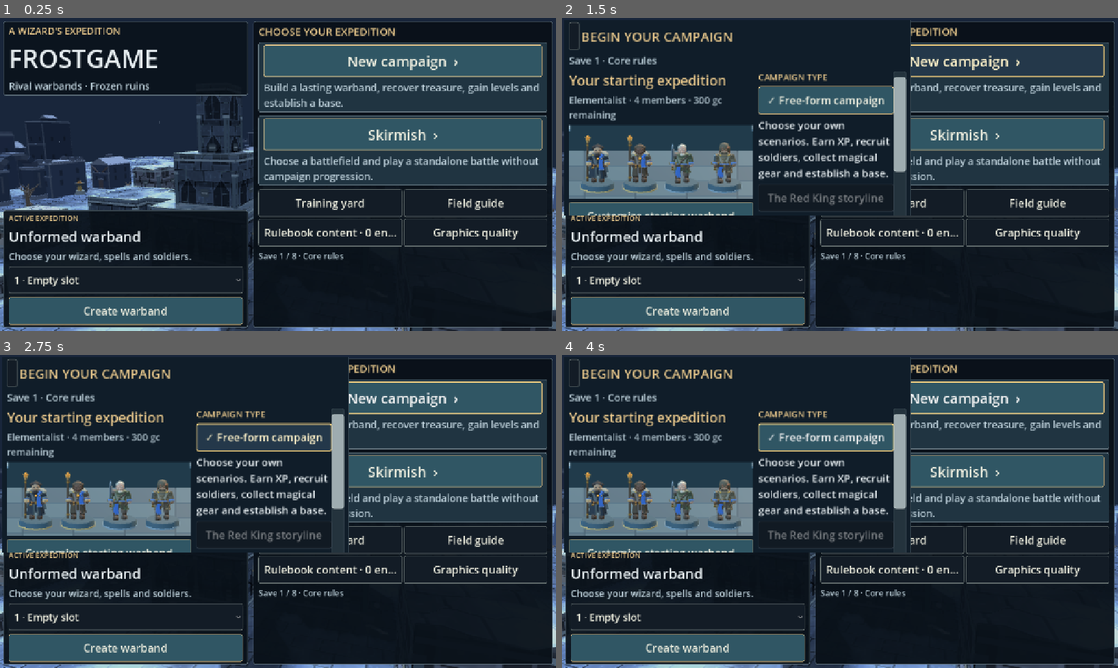
Above: before the commit, frames 1-4 (two rows, left to right).
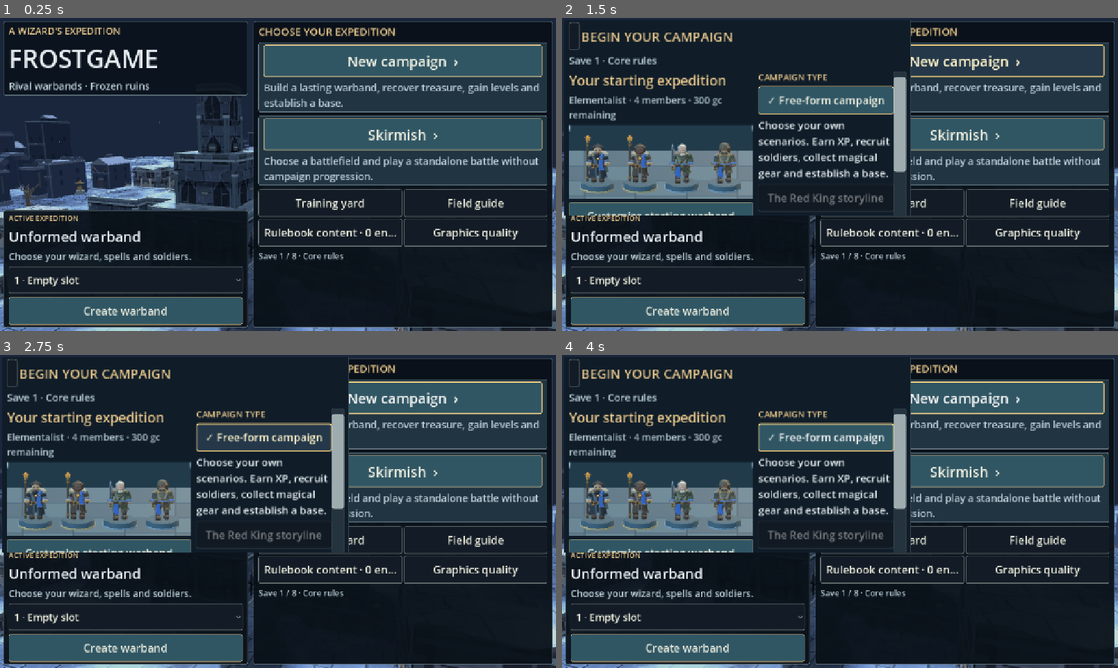
Above: after the commit, the same moments.

Repository: drag0nblad3/Frostgame
Game: Godot game, scene res://scenes/title.tscn
Two runs of this game, one before a commit and one after it. Both use one fixed random seed, a clock stepped at 60 frames per second and the inputs below.
Inputs:
- Up to frame 1 (0.25 s): no input
- Up to frame 2 (1.5 s): click "New campaign ›" at 0.5 s; click "New campaign ›" at 1.25 s
- Up to frame 3 (2.75 s): click "✓ Free-form campaign" at 2 s
- Up to frame 4 (4 s): click "✓ Free-form campaign" at 2.75 s; click "Create free-form campaign" at 3.5 s

The runs differ from the first frame. In frame 1, less than 0.1% of the frame differs, in the area x 25-73%, y 51-100%; in frame 2, less than 0.1%; in frame 3, less than 0.1%; in frame 4, less than 0.1%.

Commit message:
Add varied battlefield dressing and actual uneven standard ruins terrain

Diff:
--- a/data/boards/frozen_ruins.json
+++ b/data/boards/frozen_ruins.json
@@ -140,6 +140,127 @@
         3,
         3
       ]
+    },
+    {
+      "kind": "raised_ground",
+      "rect": [
+        13,
+        10.5,
+        5,
+        2.5
+      ],
+      "level": 1
+    },
+    {
+      "kind": "stone_stairs",
+      "rect": [
+        10.5,
+        10.5,
+        2.5,
+        2.5
+      ],
+      "ramp": {
+        "start": 0,
+        "end": 1,
+        "axis": "x"
+      }
+    },
+    {
+      "kind": "stone_ramp",
+      "rect": [
+        18,
+        10.5,
+        2.5,
+        2.5
+      ],
+      "ramp": {
+        "start": 1,
+        "end": 0,
+        "axis": "x"
+      }
+    },
+    {
+      "kind": "sunken_ground",
+      "rect": [
+        18,
+        23,
+        5,
+        2.5
+      ],
+      "level": -1
+    },
+    {
+      "kind": "stone_ramp",
+      "rect": [
+        15.5,
+        23,
+        2.5,
+        2.5
+      ],
+      "ramp": {
+        "start": 0,
+        "end": -1,
+        "axis": "x"
+      }
+    },
+    {
+      "kind": "stone_stairs",
+      "rect": [
+        23,
+        23,
+        2.5,
+        2.5
+      ],
+      "ramp": {
+        "start": -1,
+        "end": 0,
+        "axis": "x"
+      }
+    },
+    {
+      "kind": "ruin",
+      "rect": [
+        26.5,
+        25.5,
+        2.5,
+        2
+      ]
+    },
+    {
+      "kind": "wall",
+      "rect": [
+        10,
+        29.5,
+        4,
+        0.8
+      ]
+    },
+    {
+      "kind": "wall",
+      "rect": [
+        22,
+        5.7,
+        4,
+        0.8
+      ]
+    },
+    {
+      "kind": "rubble",
+      "rect": [
+        4,
+        24,
+        2.5,
+        2
+      ]
+    },
+    {
+      "kind": "rubble",
+      "rect": [
+        29.5,
+        15,
+        2.5,
+        2
+      ]
     }
   ]
 }
--- a/src/view/baked_terrain.gd
+++ b/src/view/baked_terrain.gd
@@ -11,7 +11,7 @@
 
 
 static func path_for(board: Board,scenario: String) -> String:
-	var signature: Array=[board.id,board.size,board.has_ground_profiles,board.void_regions]
+	var signature: Array=[2,board.id,board.size,board.has_ground_profiles,board.void_regions]
 	for p in board.pieces:
 		signature.append([p.kind.id,p.kind.height,p.kind.ground_surface,p.kind.walkable_top,p.rect,p.circular,p.ramp,p.ramp_rotated,p.ramp_start,p.ramp_end,p.level,p.cast_turn])
 	return BakedVisuals.DIR+"terrain/%s_%d_%s.scn"%[scenario,GraphicsQuality.mode(),str(signature).sha256_text()]
--- /dev/null
+++ b/src/view/battlefield_detail.gd
@@ -0,0 +1,234 @@
+class_name BattlefieldDetail
+extends RefCounted
+## Readable tabletop dressing, distinct from rules geometry. Ground inlays
+## follow the authored surface; no collision shapes or extra rules terrain.
+const STONE := Color("8c999b")
+const IRON := Color("515b60")
+const WOOD := Color("806047")
+
+
+static func build(root: Node3D,board: Board,scenario: String) -> void:
+	# Mindscape is explicitly terrain-free. Other planar maps keep the
+	# bridge, gaps and movement boundaries entirely unobstructed.
+	if scenario=="red_king_mind":
+		return
+	for piece in board.pieces:
+		if piece.kind.ground_surface and piece.cast_turn<0:
+			profile(root,board,piece)
+	if RealmScenery.special(scenario):
+		return
+	# Small inset street/courtyard details, never simulated as cover.
+	# A fixed budget controls draw calls and generation cost.
+	var count:=32 if GraphicsQuality.mode()==0 else 60
+	var seed:=absi(hash(scenario))
+	for i in count:
+		var p:=Vector2(1.5+float(posmod(seed+i*137,997))/997.0*(board.size.x-3.0),1.5+float(posmod(seed+i*293,991))/991.0*(board.size.y-3.0))
+		if not EnvironmentDressing.flat_ground(board,p,0.65) or board.over_void(p,0.65):
+			continue
+		if not EnvironmentDressing.near_edge_or_terrain(board,p):
+			continue
+		var y:=board.ground_height_at(p)+0.025
+		var at:=Vector3(p.x,y,p.y)
+		match scenario:
+			"underground_library":
+				inlay(root,at,Color("a18b6b"),i,true)
+			"complex_temple","living_museum","mausoleum","red_king_back_into_fire":
+				inlay(root,at,Color("a2957a"),i,false)
+			"haunted_houses","red_king_squatter","red_king_investigations":
+				boards(root,at,i)
+			"worm_hunts":
+				scar(root,at,i,Color("899ca5"))
+			_:
+				if i%3==0:
+					drain(root,at,i)
+				elif i%3==1:
+					boards(root,at,i)
+				else:
+					scar(root,at,i,Color("89989f"))
+
+
+static func _quad(root: Node3D,points: PackedVector3Array,tint: Color) -> void:
+	var surface:=SurfaceTool.new()
+	surface.begin(Mesh.PRIMITIVE_TRIANGLES)
+	for i in [0,1,2,0,2,3,2,1,0,3,2,0]:
+		surface.add_vertex(points[i])
+	surface.generate_normals()
+	var node:=MiniatureFactory.mesh(root,surface.commit(),Vector3.ZERO,tint)
+	node.cast_shadow=GeometryInstance3D.SHADOW_CASTING_SETTING_OFF
+
+
+static func profile(root: Node3D,board: Board,p: TerrainPiece) -> void:
+	var r:=p.rect
+	if p.ramp:
+		# Dark horizontal tread edges sit flush to the *continuous* legal
+		# slope. No fictitious step lip or obstacle is introduced.
+		var length:=r.size.y if p.ramp_rotated else r.size.x
+		var width:=r.size.x if p.ramp_rotated else r.size.y
+		var steps:=maxi(2,roundi(length/(0.48 if p.kind.stairs else 1.1)))
+		for i in range(1,steps):
+			var u:=length*float(i)/steps
+			var a:=r.position+(Vector2(0.08,u-0.035) if p.ramp_rotated else Vector2(u-0.035,0.08))
+			var b:=r.position+(Vector2(width-0.08,u+0.035) if p.ramp_rotated else Vector2(u+0.035,width-0.08))
+			_surface_rect(root,board,Rect2(a,b-a),Color("53646b") if p.kind.stairs else Color("909c9b"))
+		# Pale edge inlay guides the eye from the upper to the lower road.
+		for side: float in [0.06,width-0.12]:
+			var start:=r.position+(Vector2(side,0.07) if p.ramp_rotated else Vector2(0.07,side))
+			var extent:=Vector2(0.06,length-0.14) if p.ramp_rotated else Vector2(length-0.14,0.06)
+			_surface_rect(root,board,Rect2(start,extent),Color("b3ad92"))
+	else:
+		# Surface perimeter gives elevated terraces and ditch floors an
+		# explicit silhouette even at a distant mobile camera.
+		for side in 4:
+			var start:=r.position
+			var extent:=Vector2(r.size.x-0.12,0.055) if side%2==0 else Vector2(0.055,r.size.y-0.12)
+			start+=Vector2(0.06,0.06)
+			if side==1:
+				start.x=r.end.x-0.115
+			elif side==2:
+				start.y=r.end.y-0.115
+			_surface_rect(root,board,Rect2(start,extent),Color("b3b4ac") if p.surface_height(r.get_center())>0 else Color("70858e"))
+
+
+static func _surface_rect(root: Node3D,board: Board,r: Rect2,tint: Color) -> void:
+	var pts:=PackedVector3Array()
+	for at: Vector2 in [r.position,Vector2(r.end.x,r.position.y),r.end,Vector2(r.position.x,r.end.y)]:
+		if board.over_void(at):
+			return
+		pts.append(TableSpace.to_world(at,board.ground_height_at(at)+0.034))
+	_quad(root,pts,tint)
+
+
+static func inlay(root: Node3D,at: Vector3,tint: Color,seed: int,square: bool) -> void:
+	# Broken stone mosaic, confined to a low, flat disc.
+	for i in 6:
+		var angle:=TAU*i/6.0+seed*0.2
+		var offset:=Vector3(cos(angle)*0.23,0,sin(angle)*0.23)
+		var tile:=MiniatureFactory.box(root,at+offset,Vector3(0.18,0.016,0.24),tint.darkened((i%3)*0.12))
+		tile.rotation.y=angle if not square else 0.0
+
+
+static func boards(root: Node3D,at: Vector3,seed: int) -> void:
+	for i in 3:
+		var board:=MiniatureFactory.box(root,at+Vector3(0,0,(i-1)*0.13),Vector3(0.72-float(i)*0.12,0.025,0.095),WOOD.lightened(i*0.09))
+		board.rotation.y=0.32*sin(seed+i)
+
+
+static func scar(root: Node3D,at: Vector3,seed: int,tint: Color) -> void:
+	for i in 3:
+		var stone:=MiniatureFactory.sphere(root,at+Vector3((i-1)*0.17,0,(i%2)*0.10),Vector3(0.36,0.035,0.14),tint.lightened(i*0.07))
+		stone.rotation.y=seed*0.23+i*0.36
+
+
+static func drain(root: Node3D,at: Vector3,seed: int) -> void:
+	MiniatureFactory.cylinder(root,at,0.30,0.30,0.018,STONE)
+	MiniatureFactory.cylinder(root,at+Vector3.UP*0.011,0.24,0.24,0.018,IRON.darkened(0.15))
+	for i in 4:
+		MiniatureFactory.box(root,at+Vector3((i-1.5)*0.10,0.025,0),Vector3(0.025,0.018,0.32),IRON.lightened(0.2))
+
+
+## Varied objects within an existing rough-ground rectangle. These shapes
+## deliberately stay below the terrain's 0.4-inch nominal height.
+static func rubble(root: Node3D,p: TerrainPiece,scenario: String) -> void:
+	var r:=p.rect
+	var c:=r.get_center()
+	var seed:=absi(hash(str(r.position)+scenario))
+	var width:=minf(r.size.x,r.size.y)
+	var variant:=posmod(seed,5)
+	if scenario=="underground_library":
+		variant=0
+	elif scenario in ["complex_temple","living_museum","mausoleum","red_king_back_into_fire"]:
+		variant=1
+	elif scenario in ["haunted_houses","red_king_squatter","red_king_investigations"]:
+		variant=2
+	var scale:=minf(1.0,width/1.6)
+	var origin:=Vector3(c.x,0,c.y)
+	match variant:
+		0: # Tumbled books and ledgers.
+			for i in 5:
+				var b:=MiniatureFactory.box(root,origin+Vector3((i%3-1)*0.24,0.065+(i/3)*0.05,(i%2-0.5)*0.35)*scale,Vector3(0.38,0.09,0.26)*scale,Color("917251").lerp(Color("50637b"),float(i%3)/2.0))
+				b.rotation.y=seed*0.01+i*0.48
+		1: # Broken columns, cylindrical drums and a toppled carved capital.
+			var shaft:=MiniatureFactory.cylinder(root,origin+Vector3.UP*0.16*scale,0.13*scale,0.15*scale,0.8*scale,STONE)
+			shaft.rotation.z=PI*0.5
+			for side: float in [-1.0,1.0]:
+				var cap:=MiniatureFactory.cylinder(root,origin+Vector3(side*0.34,0.17,0)*scale,0.18*scale,0.18*scale,0.10*scale,STONE.lightened(0.15))
+				cap.rotation.z=PI*0.5
+		2: # Split timbers and broken wheel.
+			for i in 3:
+				var beam:=MiniatureFactory.box(root,origin+Vector3(0,0.07+i*0.07,(i-1)*0.18)*scale,Vector3(0.83,0.09,0.12)*scale,WOOD.darkened(i*0.10))
+				beam.rotation.y=i*0.7
+			var ring:=TorusMesh.new()
+			ring.inner_radius=0.20*scale
+			ring.outer_radius=0.28*scale
+			var wheel:=MiniatureFactory.mesh(root,ring,origin+Vector3(0.35,0.06,0.32)*scale,IRON)
+			wheel.scale.y=0.4
+		3: # Torn crates, dented metal and discarded sacks.
+			for i in 3:
+				var bag:=MiniatureFactory.sphere(root,origin+Vector3((i-1)*0.25,0.12,0.13*sin(i))*scale,Vector3(0.38,0.23,0.28)*scale,Color("968477").darkened(i*0.1))
+				bag.rotation.y=i*0.6
+			var lid:=MiniatureFactory.box(root,origin+Vector3(0,0.08,-0.30)*scale,Vector3(0.52,0.09,0.30)*scale,WOOD)
+			lid.rotation.y=0.35
+		_: # Fractured statue fragments among the stone.
+			MiniatureFactory.sphere(root,origin+Vector3(-0.24,0.15,0)*scale,Vector3(0.31,0.30,0.32)*scale,STONE)
+			var plinth:=MiniatureFactory.cylinder(root,origin+Vector3(0.20,0.10,0.16)*scale,0.22*scale,0.26*scale,0.17*scale,STONE.darkened(0.14))
+			plinth.rotation.y=0.7
+	# Low angular debris across each footprint; no decorative object's
+	# center/extent extends outside its original rough-ground patch.
+	var count:=clampi(roundi(r.get_area()*1.6),3,20)
+	for i in count:
+		var x:=lerpf(r.position.x+width*0.15,r.end.x-width*0.15,float(posmod(seed+i*37,97))/97.0)
+		var z:=lerpf(r.position.y+width*0.15,r.end.y-width*0.15,float(posmod(seed+i*61,89))/89.0)
+		var s:=minf(0.32,width*0.18)
+		var stone:=MiniatureFactory.sphere(root,Vector3(x,0.075,z),Vector3(s*(1.0+0.2*(i%2)),0.12,s*0.86),STONE.darkened(float(i%5)*0.08))
+		stone.rotation.y=i*0.63
+
+
+## Solid, sealed exterior relief: no fake doors or traversable holes.
+static func facade(root: Node3D,p: TerrainPiece,scenario: String) -> void:
+	if p.kind.id!="ruin" or p.ramp or p.circular or p.level!=null:
+		return
+	var r:=p.rect
+	var h:=p.kind.height
+	var seed:=absi(hash(str(r.position)+scenario))
+	var style:=seed%4
+	if scenario in ["mausoleum","complex_temple","living_museum","red_king_back_into_fire"]:
+		style=1
+	var color:=Color("a1aaab").lerp(Color("aa9279"),float(style)/4.0)
+	for side in 4:
+		var span:=r.size.x if side%2==0 else r.size.y
+		if span<1.6:
+			continue
+		var position:=Vector3(r.get_center().x,h*0.56,r.position.y-0.025) if side==0 else (Vector3(r.end.x+0.025,h*0.56,r.get_center().y) if side==1 else (Vector3(r.get_center().x,h*0.56,r.end.y+0.025) if side==2 else Vector3(r.position.x-0.025,h*0.56,r.get_center().y)))
+		var face:=Node3D.new()
+		root.add_child(face)
+		face.position=position
+		face.rotation.y=PI*0.5*side
+		if style==0:
+			# Sealed rose-window stone tracery.
+			var ring:=TorusMesh.new()
+			ring.inner_radius=0.35
+			ring.outer_radius=0.44
+			var medallion:=MiniatureFactory.mesh(face,ring,Vector3.ZERO,color)
+			medallion.rotation.x=PI*0.5
+			medallion.scale.y=0.13
+			for i in 4:
+				var bar:=MiniatureFactory.box(face,Vector3.ZERO,Vector3(0.65,0.065,0.025),color.darkened(0.1))
+				bar.rotation.z=i*PI/4.0
+		elif style==1:
+			# Circular relief and half columns against the solid facade.
+			for x: float in [-0.52,0.52]:
+				MiniatureFactory.cylinder(face,Vector3(x,0,0),0.10,0.10,1.25,color)
+				MiniatureFactory.box(face,Vector3(x,0.60,0),Vector3(0.24,0.11,0.07),color.lightened(0.12))
+			var crest:=MiniatureFactory.cylinder(face,Vector3.ZERO,0.28,0.28,0.045,color.darkened(0.15))
+			crest.rotation.x=PI*0.5
+		elif style==2:
+			# Remnants of a timber cross-brace.
+			for sign_value: float in [-1.0,1.0]:
+				var brace:=MiniatureFactory.box(face,Vector3.ZERO,Vector3(1.05,0.13,0.035),WOOD)
+				brace.rotation.z=sign_value*0.72
+		else:
+			# Dark carved shield plaques.
+			var shield:=MiniatureFactory.sphere(face,Vector3.ZERO,Vector3(0.58,0.82,0.055),IRON)
+			shield.rotation.z=0.10
+			MiniatureFactory.box(face,Vector3(0,0,0.035),Vector3(0.07,0.66,0.025),color)
+		MiniatureBatch.bake(face)
--- a/src/view/board_view.gd
+++ b/src/view/board_view.gd
@@ -176,7 +176,7 @@
 func _build_piece(root: Node3D,board: Board,piece: TerrainPiece) -> void:
 	match piece.kind.id:
 		"rubble":
-			TerrainDressing.rubble(root,piece)
+			BattlefieldDetail.rubble(root,piece,scenario_id if not scenario_id.is_empty() else board.id)
 		"museum_statue":
 			TerrainDressing.statue(root,piece)
 		"temple_column":
@@ -201,6 +201,7 @@
 			if piece.kind.id in ["ruin","tower","wall","platform","hut_wall","null_annex","null_walk","null_lower","null_middle","null_upper"]:
 				RuinSilhouette.decorate(root,piece)
 				RuinedFacade.decorate(root,piece,scenario_id if not scenario_id.is_empty() else board.id)
+				BattlefieldDetail.facade(root,piece,scenario_id if not scenario_id.is_empty() else board.id)
 			if board.id=="mausoleum" and piece.kind.id=="ruin" and piece.rect.has_point(board.size*0.5):
 				SiteArt.crypt(root,piece)
 	# Rubble is otherwise dozens of individual shadow-casting meshes.
--- a/src/view/environment_dressing.gd
+++ b/src/view/environment_dressing.gd
@@ -11,6 +11,8 @@
 	var root := Node3D.new()
 	root.name="EnvironmentDressing"
 	if RealmScenery.special(scenario):
+		BattlefieldDetail.build(root,board,scenario)
+		MiniatureBatch.bake(root)
 		return root
 	var seed := absi(hash(board.id))
 	var indoor := scenario=="underground_library"
@@ -38,11 +40,7 @@
 		var piece := board.pieces[i]
 		if piece.ramp or piece.cast_turn>=0:
 			continue
-		if piece.kind.id=="rubble" and minf(piece.rect.size.x,piece.rect.size.y)>=1.3:
-			var c := piece.rect.get_center()
-			var at := Vector3(c.x,board.ground_height_at(c),c.y)
-			EnvironmentProps.ruin_debris(root,at,scenario,i,minf(0.92,minf(piece.rect.size.x,piece.rect.size.y)*0.48))
-		elif piece.kind.id in ["ruin","hut_wall","tower","null_lower","null_middle","null_upper","null_annex"]:
+		if piece.kind.id in ["ruin","hut_wall","tower","null_lower","null_middle","null_upper","null_annex"]:
 			DistrictArchitecture.relief(root,piece,i,scenario)
 		elif piece.kind.id=="haunted_floor":
 			# Worn interior floorboards stay low and out of hut entrances.
@@ -52,6 +50,7 @@
 				EnvironmentProps.paving(root,Vector3(at.x,0.065,at.y),0.27,j,Color("63584d"))
 	if snow and GraphicsQuality.mode()>0:
 		SnowBanks.decorate(root,board,scenario)
+	BattlefieldDetail.build(root,board,scenario)
 	MiniatureBatch.bake(root)
 	return root
 
@@ -60,7 +59,7 @@
 	var y := board.ground_height_at(at)
 	for offset in [Vector2.ZERO,Vector2(-radius,-radius),Vector2(radius,-radius),Vector2(-radius,radius),Vector2(radius,radius)]:
 		var p: Vector2=at+offset
-		if not board.contains(p,0.1) or absf(board.ground_height_at(p)-y)>0.012:
+		if not board.contains(p,0.1) or board.over_void(p) or absf(board.ground_height_at(p)-y)>0.012:
 			return false
 		for piece in board.pieces:
 			if piece.rect.grow(radius*0.15).has_point(p):
--- a/src/view/hud/scenario_briefing.gd
+++ b/src/view/hud/scenario_briefing.gd
@@ -4,7 +4,7 @@
 
 const ENTRIES := {
 	"sunken_streets": ["Sunken Streets", "Recover treasure from a collapsed city district.", "A sunken courtyard and raised streets offer alternate routes. Follow ramps and stairs to avoid steep climbing costs. Banks can block shots. Five treasures."],
-	"treasure_skirmish": ["Frozen Ruins", "Explore the ruined streets and carry treasure off the table.", "Five treasures. The central marker earns a campaign loot …(61 unchanged characters)…
+	"treasure_skirmish": ["Frozen Ruins", "Explore the ruined streets and carry treasure off the table.", "Five treasures. Raised and sunken streets provide different sightlines; marked stairs and ramps provide cheaper routes. The central marker earns a campaign loot …(61 unchanged characters)…
 	"mausoleum": ["The Mausoleum", "Loot a burial complex defended by skeletons.", "Six treasures; six initial skeletons. A further skeleton enters from a doorway after each Creature phase. No central treasure."],
 	"living_museum": ["The Living Museum", "The statues are more dangerous than they look.", "Collecting treasure requires a Will roll (TN 8). Success awakens a remaining statue as a medium construct. Failed attempts spend an action."],
 	"dreams_well": ["Well of Dreams and Sorrows", "Seek knowledge at an enchanted well.", "A wizard or apprentice touching the well may drink once as an action, earning 50 or 30 XP respectively. A figure pushed into the well is taken out of action."],
--- a/src/view/hud/scenario_map_preview.gd
+++ b/src/view/hud/scenario_map_preview.gd
@@ -37,14 +37,28 @@
 	for piece in _board.pieces:
 		var tint := Color("61747e")
 		if piece.kind.ground_surface:
-			tint=Color("90a7b5")
+			tint=Color("5f7b91") if piece.surface_height(piece.rect.get_center())<0 else Color("c0aa89")
+			if piece.ramp:
+				tint=Color("95b4b6")
 		elif piece.kind.walkable_top:
 			tint=Color("829aa4")
 		elif piece.kind.id=="rubble":
 			tint=Color("998a79")
 		elif piece.kind.id=="arcane_disc":
 			tint=Color("7e8eaa")
-		draw_rect(Rect2(origin+piece.rect.position*scale_factor,piece.rect.size*scale_factor),tint)
+		var rect:=Rect2(origin+piece.rect.position*scale_factor,piece.rect.size*scale_factor)
+		draw_rect(rect,tint)
+		if piece.kind.ground_surface and piece.ramp:
+			var a:=rect.get_center()-Vector2(0,rect.size.y*0.32) if piece.ramp_rotated else rect.get_center()-Vector2(rect.size.x*0.32,0)
+			var b:=rect.get_center()+(rect.get_center()-a)
+			if piece.ramp_end<piece.ramp_start:
+				var swap:=a
+				a=b
+				b=swap
+			draw_line(a,b,Color("e6d6ac"),2.0)
+			var direction:=(b-a).normalized()
+			draw_line(b,b-direction*4+direction.orthogonal()*3,Color("e6d6ac"),2.0)
+			draw_line(b,b-direction*4-direction.orthogonal()*3,Color("e6d6ac"),2.0)
 	var layout := _board.floor_layout
 	if not layout.is_empty():
 		for surface: Dictionary in layout.get("surfaces",[]):
--- a/tests/unit/test_render_performance.gd
+++ b/tests/unit/test_render_performance.gd
@@ -61,3 +61,31 @@
 	check(view._scenery!=city)
 	check_eq(view._scenery.get_child_count(),0)
 	view.free()
+
+
+func test_standard_ruins_use_real_ground_profiles() -> void:
+	var board:=BoardLoader.load_id("frozen_ruins",TerrainDb.load_file())
+	check(board.has_ground_profiles and board.has_ramps)
+	check_eq(board.ground_height_at(Vector2(15.5,11.5)),1.0)
+	check_eq(board.ground_height_at(Vector2(20.5,24.0)),-1.0)
+	check(is_equal_approx(board.ground_height_at(Vector2(11.75,11.5)),0.5))
+	var cost:=TerrainTravel.cost(board,Vector2(10.5,11.5),Vector2(13,11.5))
+	check(is_equal_approx(cost,sqrt(2.5*2.5+1.0)))
+	for at: Vector2 in [Vector2(18,14),Vector2(12,14),Vector2(24,14),Vector2(12,23),Vector2(24,23)]:
+		check(board.can_stand(at,Figure.BASE_RADIUS),"treasure approach")
+	var before:=board.pieces.size()
+	var art:=Node3D.new()
+	BattlefieldDetail.build(art,board,"treasure_skirmish")
+	check(art.get_child_count()>0)
+	check_eq(board.pieces.size(),before)
+	check_eq(board.ground_height_at(Vector2(15.5,11.5)),1.0)
+	art.free()
+
+
+func test_mindscape_stays_terrain_free() -> void:
+	var board:=BoardLoader.load_id("red_king_mind",TerrainDb.load_file())
+	var art:=Node3D.new()
+	BattlefieldDetail.build(art,board,"red_king_mind")
+	check_eq(board.pieces.size(),0)
+	check_eq(art.get_child_count(),0)
+	art.free()
Not shown, added: docs/battlefield-terrain-audit.md
